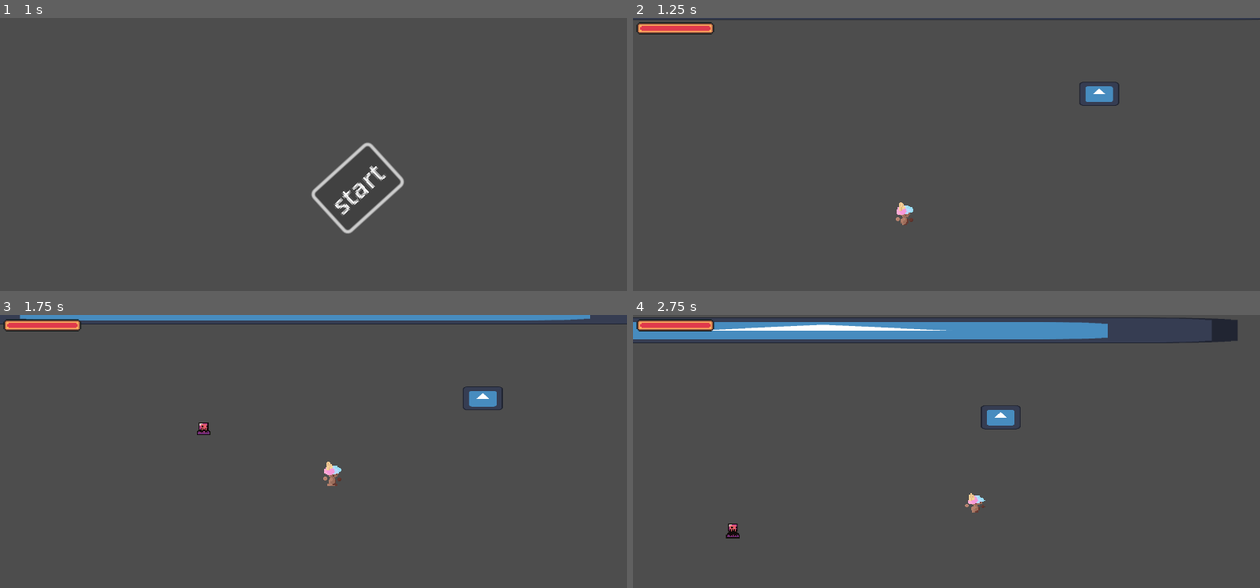
Above: before the commit, frames 1-4 (two rows, left to right).
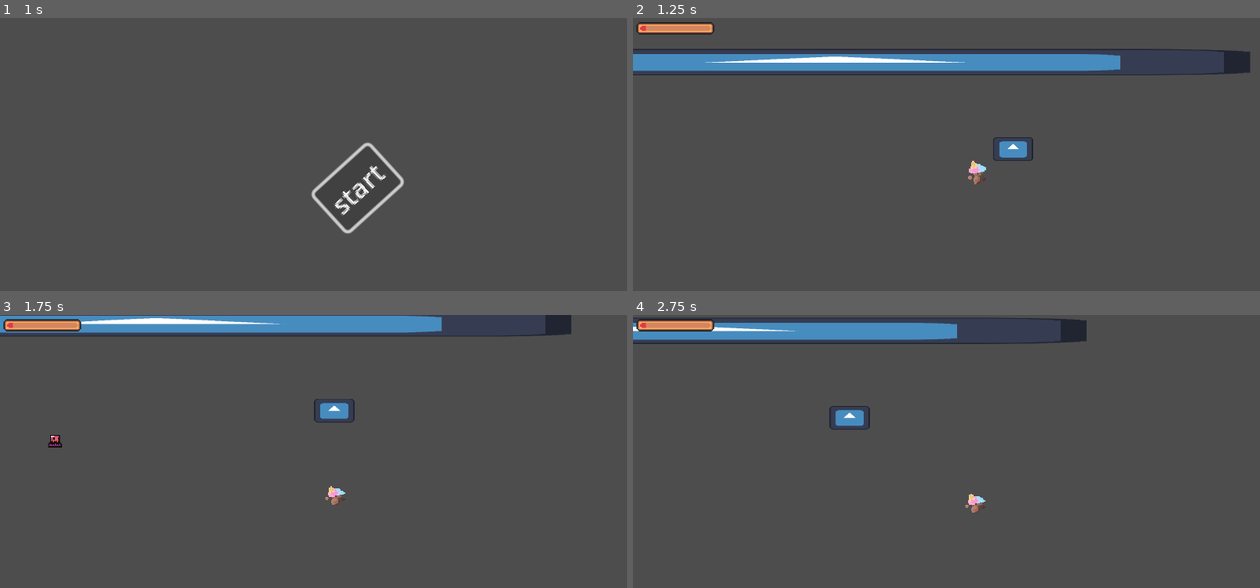
Above: after the commit, the same moments.

Repository: Luna264/candy-strike
Game: Godot game, scene res://levels/start_menu.tscn
Same seed, same stepped clock (60 frames per second), same inputs: the game is played once before the commit and once after it. The engine's default icon, where the game draws it, is replaced by a stand-in: a white triangle on a blue panel in a dark square.
Inputs (mouse positions are in pixels of both pictures, inside the frame that each line leads up to):
- Up to frame 1 (1 s): click "start" at 0.5 s
- Up to frame 2 (1.25 s): no input
- Up to frame 3 (1.75 s): tap Enter at 1.25 s; move the mouse to (451, 473) at 1.27 s; hold D (right) from 1.28 s (still down); click (451, 473) at 1.35 s; tap Space (jump) at 1.52 s
- Up to frame 4 (2.75 s): keep holding D (right); move the mouse to (821, 508) at 2.02 s; tap R (c_attack) at 2.1 s; tap Space (jump) at 2.27 s

Frame 1 is identical in both runs. In frame 2, 7.5% of the frame differs, in the area x 0-100%, y 0-76%; in frame 3, 5.4%; in frame 4, 4.1%.

Commit message:
added player death and retry screen

Diff:
--- a/levels/level_1.tscn
+++ b/levels/level_1.tscn
@@ -10,13 +10,13 @@
 [ext_resource type="Texture2D" uid="uid://hbx21hdxsbub" path="res://assets/sprites/healthbarUnder.png" id="8_08mmt"]
 [ext_resource type="Texture2D" uid="uid://cqnhuei2j5uas" path="res://assets/sprites/healthbarProgress.png" id="9_5ot28"]
 [ext_resource type="Script" uid="uid://d22wusqsc3ni0" path="res://scripts/playerhealth.gd" id="10_aerfg"]
+[ext_resource type="Script" uid="uid://bxxxkbuwialt3" path="res://scripts/retry.gd" id="11_5ot28"]
 
 [sub_resource type="WorldBoundaryShape2D" id="WorldBoundaryShape2D_uwrxv"]
 
 [node name="Level_1" type="Node2D"]
 
 [node name="player" parent="." instance=ExtResource("1_btoec")]
-position = Vector2(-162, 92)
 collision_mask = 255
 
 [node name="candycane" parent="player" instance=ExtResource("2_gwceb")]
@@ -24,17 +24,23 @@
 
 [node name="CanvasLayer" type="CanvasLayer" parent="player"]
 
-[node name="TextureProgressBar" type="TextureProgressBar" parent="player/CanvasLayer" node_paths=PackedStringArray("player")]
-visible = false
+[node name="Control" type="Control" parent="player/CanvasLayer"]
+layout_mode = 3
+anchors_preset = 0
 offset_left = 11.0
 offset_top = 13.0
-offset_right = 152.0
-offset_bottom = 101.0
+offset_right = 51.0
+offset_bottom = 53.0
+
+[node name="TextureProgressBar" type="TextureProgressBar" parent="player/CanvasLayer/Control" node_paths=PackedStringArray("player")]
+visible = false
+offset_right = 141.0
+offset_bottom = 88.0
 scale = Vector2(3.71961, 3.751)
 texture_under = ExtResource("8_08mmt")
 texture_progress = ExtResource("9_5ot28")
 script = ExtResource("10_aerfg")
-player = NodePath("../..")
+player = NodePath("../../..")
 
 [node name="floor" type="StaticBody2D" parent="."]
 
@@ -90,9 +96,45 @@
 [node name="Spawner3" type="Node2D" parent="SlimeSpawners/SpawnHolderSLIME" groups=["SLIMEspawners"]]
 position = Vector2(-26, 78)
 
+[node name="CanvasLayer" type="CanvasLayer" parent="."]
+visible = false
+
+[node name="Control" type="Control" parent="CanvasLayer"]
+custom_minimum_size = Vector2(0, 2.61)
+layout_mode = 3
+anchor_left = 0.5
+anchor_top = 0.5
+anchor_right = 0.506
+anchor_bottom = 0.5
+offset_top = -1.305
+offset_right = -11.5201
+offset_bottom = 1.30499
+grow_horizontal = 2
+grow_vertical = 2
+
+[node name="you died" type="Label" parent="CanvasLayer/Control"]
+layout_mode = 0
+offset_left = -41.0
+offset_top = -59.695
+offset_right = 822.0
+offset_bottom = 53.305
+theme_override_font_sizes/font_size = 19
+text = "you died!"
+
+[node name="Retry" type="Button" parent="CanvasLayer/Control"]
+layout_mode = 0
+offset_left = -95.0
+offset_top = -28.695
+offset_right = 107.0
+offset_bottom = 28.305
+theme_override_font_sizes/font_size = 29
+text = "retry"
+script = ExtResource("11_5ot28")
+
 [connection signal="shakescreenplayer" from="player" to="Camera2D" method="_on_player_shakescreenplayer"]
 [connection signal="body_entered" from="player/candycane" to="player/candycane" method="attack_enemies"]
 [connection signal="enemyShakescreen" from="player/candycane" to="Camera2D" method="_on_candycane_enemy_shakescreen"]
 [connection signal="levelSwap" from="LevelManager" to="LevelSwap" method="_on_level_manager_level_swap"]
 [connection signal="timeout" from="LevelManager/Check" to="LevelManager" method="_on_check_timeout"]
 [connection signal="timeout" from="SlimeSpawners/WaveTimer" to="SlimeSpawners/SpawnHolderSLIME" method="_on_wave_timer_timeout"]
+[connection signal="pressed" from="CanvasLayer/Control/Retry" to="CanvasLayer/Control/Retry" method="_on_pressed"]
--- a/scenes/player.tscn
+++ b/scenes/player.tscn
@@ -41,6 +41,42 @@
 "transitions": PackedFloat32Array(1),
 "update": 0,
 "values": [Vector2(-4.23516e-22, -2.08992)]
+}
+tracks/3/type = "value"
+tracks/3/imported = false
+tracks/3/enabled = true
+tracks/3/path = NodePath(".:rotation")
+tracks/3/interp = 1
+tracks/3/loop_wrap = true
+tracks/3/keys = {
+"times": PackedFloat32Array(0.001),
+"transitions": PackedFloat32Array(1),
+"update": 0,
+"values": [0.0]
+}
+tracks/4/type = "value"
+tracks/4/imported = false
+tracks/4/enabled = true
+tracks/4/path = NodePath(".:scale")
+tracks/4/interp = 1
+tracks/4/loop_wrap = true
+tracks/4/keys = {
+"times": PackedFloat32Array(0.001),
+"transitions": PackedFloat32Array(1),
+"update": 0,
+"values": [Vector2(1.43546, 1.43546)]
+}
+tracks/5/type = "value"
+tracks/5/imported = false
+tracks/5/enabled = true
+tracks/5/path = NodePath(".:position")
+tracks/5/interp = 1
+tracks/5/loop_wrap = true
+tracks/5/keys = {
+"times": PackedFloat32Array(0.001),
+"transitions": PackedFloat32Array(1),
+"update": 0,
+"values": [Vector2(0, -13)]
 }
 
 [sub_resource type="Animation" id="Animation_fjrip"]
@@ -199,7 +235,13 @@
 wait_time = 0.4
 one_shot = true
 
+[node name="DieTimer" type="Timer" parent="."]
+wait_time = 2.0
+one_shot = true
+ignore_time_scale = true
+
 [connection signal="animation_finished" from="AnimationPlayer" to="." method="_on_animation_player_animation_finished"]
 [connection signal="timeout" from="Attack" to="." method="_on_attack_timeout"]
 [connection signal="area_entered" from="hurtbox" to="." method="_on_hurtbox_area_entered"]
 [connection signal="timeout" from="HitTimer" to="." method="_on_hit_timer_timeout"]
+[connection signal="timeout" from="DieTimer" to="." method="_on_die_timer_timeout"]
--- a/scripts/player.gd
+++ b/scripts/player.gd
@@ -12,6 +12,12 @@
 
 @onready var anim_player = candycane.get_node("AnimationPlayer")
 @onready var _player_animation_player: AnimationPlayer = $AnimationPlayer
+@onready var die_timer: Timer = $DieTimer
+@onready var collision_shape_2d_hurtbox: CollisionShape2D = $hurtbox/CollisionShape2D
+@onready var collision_shape_2d: CollisionShape2D = $CollisionShape2D
+@onready var retry_screen: CanvasLayer = $"../CanvasLayer"
+
+
 
 signal shakescreenplayer
 signal healthChanged
@@ -20,6 +26,7 @@
 var is_attacking = false
 var is_damaged = false
 var flash_in_progress = false
+var dead = false
 
 
 var friction = 500.0
@@ -30,7 +37,7 @@
 var knockback_toggle = false
 var knockback_timer = 0.0
 
-var health = 100
+var health = 12
 var maxHealth = 100
 
 
@@ -87,8 +94,10 @@
 
 
 
-	if health <= 0:
-		queue_free()
+	if health <= 0 and not dead:
+		die()
+	if dead:
+		return
 
 func _on_attack_timeout() -> void:
 	is_attacking = false
@@ -117,6 +126,7 @@
 
 	if knockback_timer <= 0.0: #no knockback
 		knockback = Vector2.ZERO
+		velocity.x = move_toward(velocity.x, 0, friction * delta)
 		knockback_toggle = false
 
 
@@ -228,3 +238,18 @@
 	is_attacking = false
 	is_damaged = false
 	flash_in_progress = false
+	knockback = Vector2.ZERO
+
+func die():
+	if dead:
+		return
+	dead = true
+	Engine.time_scale = 0.125
+	collision_shape_2d.disabled = true
+	collision_shape_2d_hurtbox.disabled = true
+	die_timer.start()
+
+func _on_die_timer_timeout() -> void:
+	Engine.time_scale = 1
+	queue_free()
+	retry_screen.visible = true
--- /dev/null
+++ b/scripts/retry.gd
@@ -0,0 +1,5 @@
+extends Button
+
+
+func _on_pressed() -> void:
+	get_tree().reload_current_scene()
Not shown: 1 places in levels/level_1.tscn that only renumber resources
Not shown, added: scripts/retry.gd.uid
